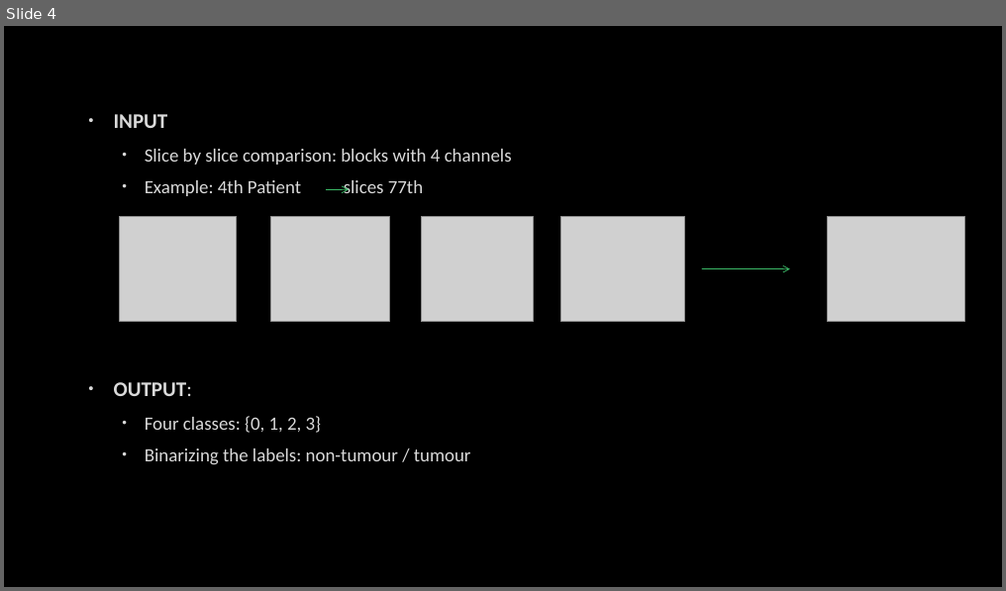
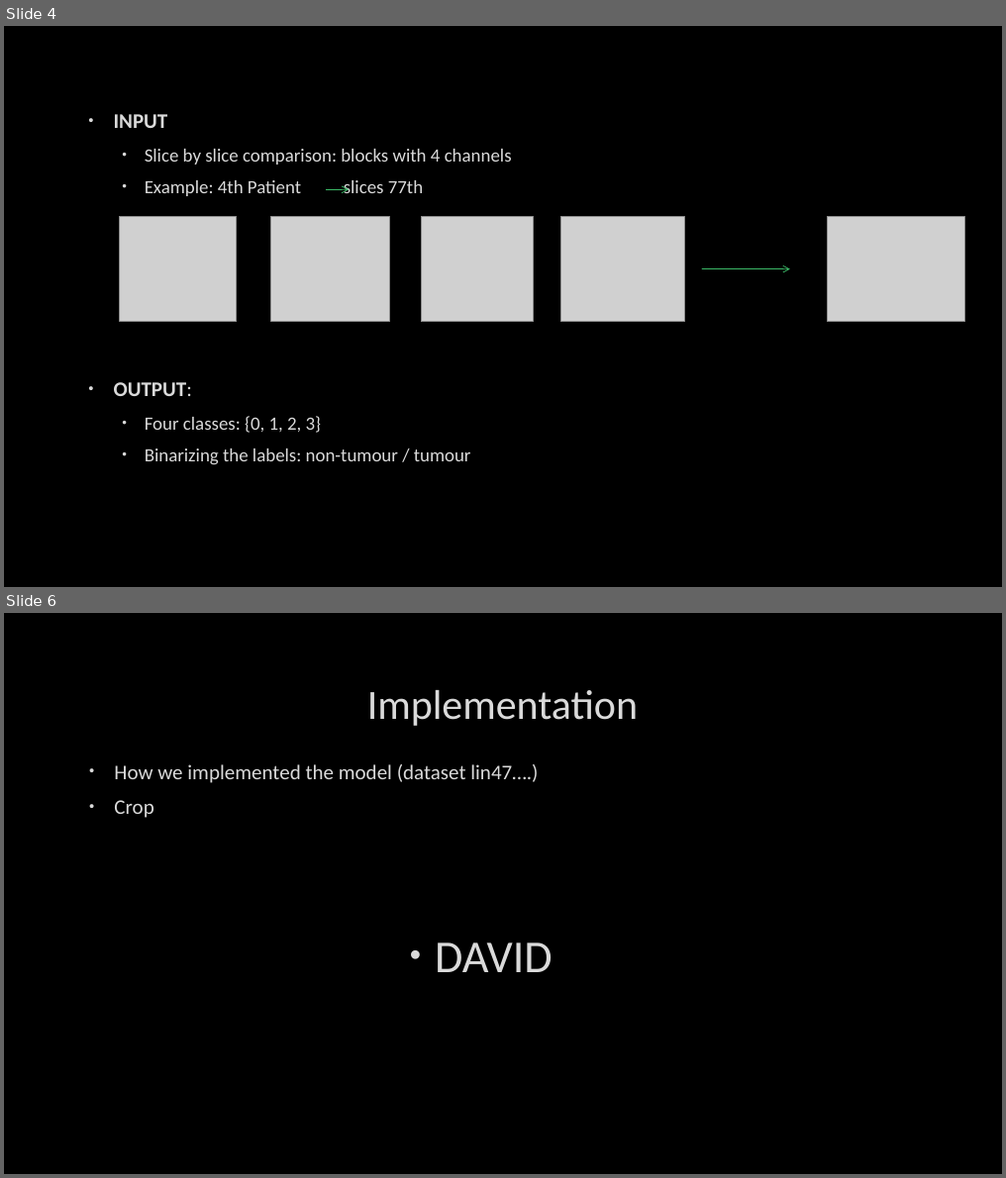
Before and after one commit to upc-postgrads/BrainScan, a slide deck: BrainScan_19.pptx. Shown one above the other, each under a label of ours: slide 4 before the commit, slides 4 and 6 after it; the slides between them are not shown. The pictures are 1006x591 and 1006x1178 pixels, drawn with LibreOffice and Linux fonts; fonts in the diff are those of the drawing; grey boxes stand for pictures; background and template pictures are left out. Boxes give left, top, right and bottom in pixels: in the first picture for what was removed or moved away, otherwise in the second. Text is boxed around its words. In the diff, an @@ line names an element or a change of style, - is before the commit and + after.

```diff
--- a/BrainScan_19.pptx
+++ b/BrainScan_19.pptx
@@ slide 6 added at (4,613,1002,1174), background picture (left out) @@
@@ title added at (367,690,638,726), 40 pt, text #DADADA @@
+Implementation
@@ text added at (114,764,538,818), 20 pt, text #DADADA @@
+• How we implemented the model (dataset lin47….)
+• Crop
@@ text added at (435,943,552,972), 44 pt, text #DADADA @@
+• DAVID
```
Also in this commit, not shown: 3 slides changed, 3 other slides added, 1 slide removed.
